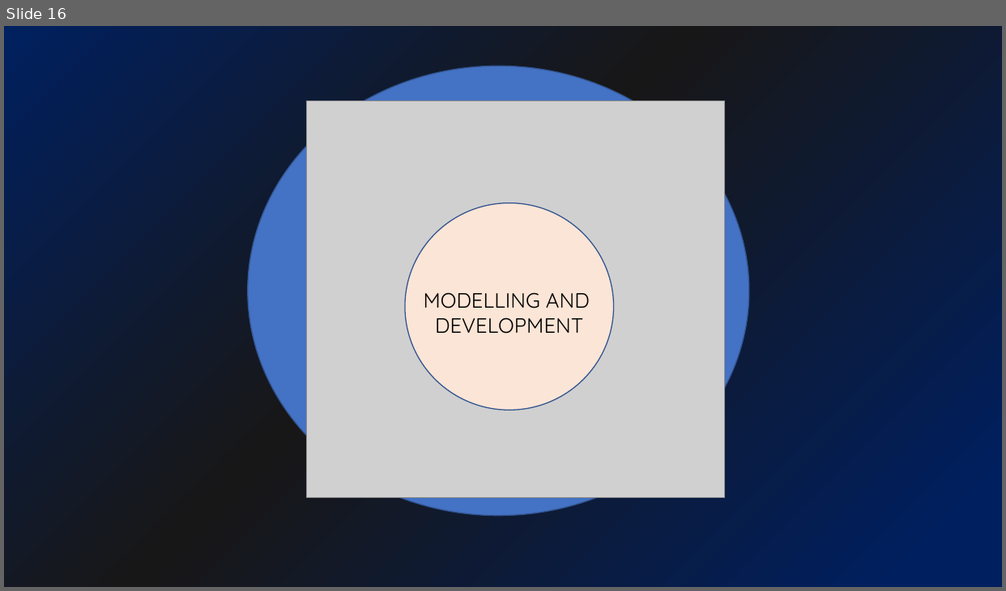
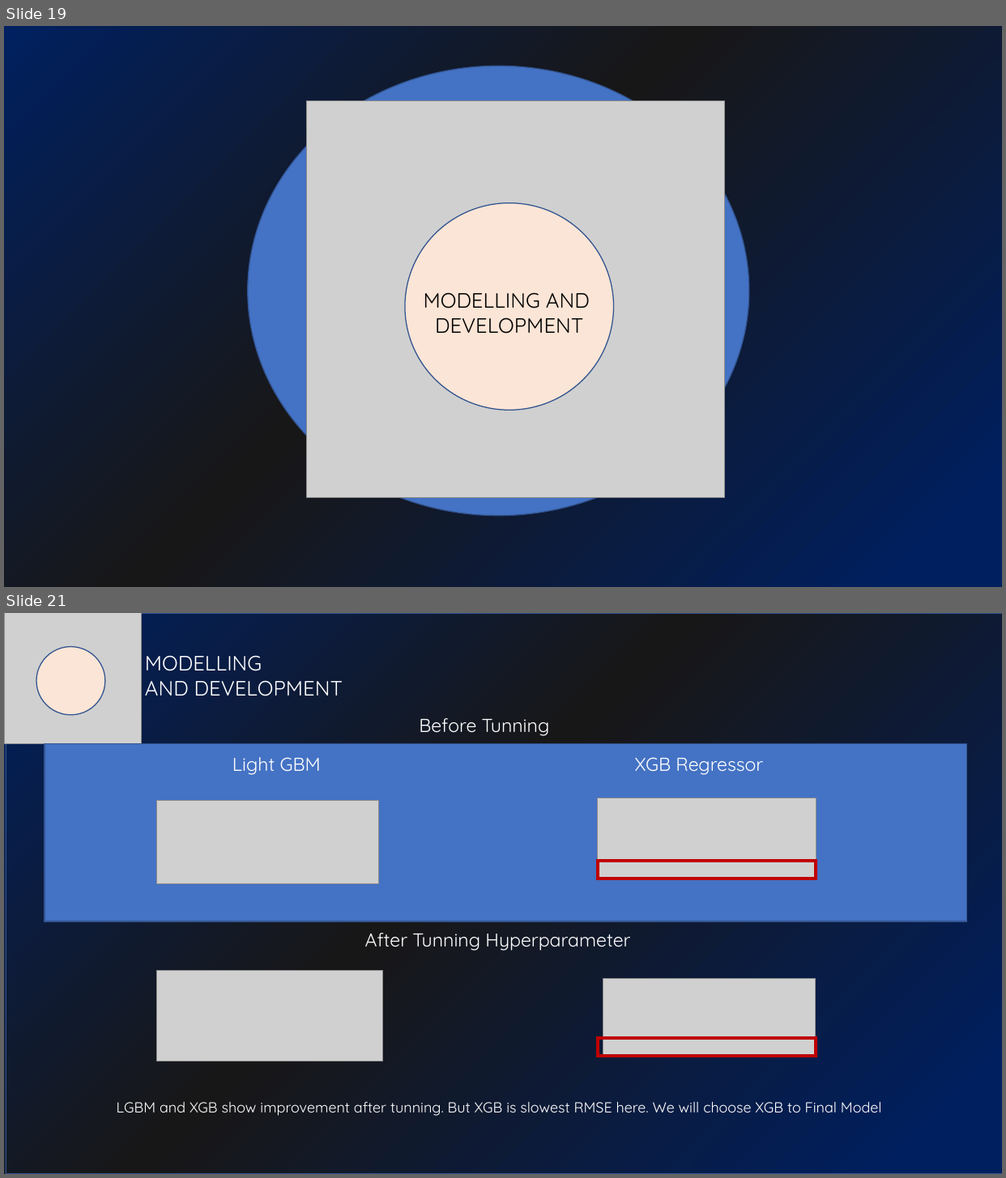
Before and after one commit to yodialfa/BPJSCostPrediction-Hackathon, a slide deck: bpjs.pptx. Shown one above the other, each under a label of ours: slide 16 before the commit, slides 19 and 21 after it; the slides between them are not shown. The pictures are 1006x591 and 1006x1178 pixels, drawn with LibreOffice and Linux fonts; fonts in the diff are those of the drawing; grey boxes stand for pictures. Boxes give left, top, right and bottom in pixels: in the first picture for what was removed or moved away, otherwise in the second. Text is boxed around its words. In the diff, an @@ line names an element or a change of style, - is before the commit and + after.

```diff
--- a/bpjs.pptx
+++ b/bpjs.pptx
@@ slide 21 added at (4,613,1002,1174), background gradient #001F5E to #181717 to #002060 @@
@@ ellipse added at (4,613,1002,1174), fill #4472C4 at 11% opacity, outline #325491 1 pt @@
@@ picture added at (4,613,142,744) @@
@@ rectangle added at (6,613,1002,1174), fill gradient #001F5E to #181717 to #002060, outline #325491 1 pt @@
@@ ellipse added at (36,647,105,715), fill #FBE5D6, outline #325491 1 pt @@
@@ text added at (145,655,343,696), 20 pt, text #FFFFFF @@
+MODELLING
+AND DEVELOPMENT
@@ text added at (419,718,550,736), 18 pt, text #FFFFFF @@
+Before Tunning
@@ rectangle added at (44,744,967,922), fill #4472C4, outline #325491 1 pt @@
@@ text added at (232,757,321,775), 18 pt, text #FFFFFF @@
+Light GBM
@@ text added at (635,757,763,775), 18 pt, text #FFFFFF @@
+XGB Regressor
@@ picture added at (157,800,378,884) @@
@@ picture added at (598,798,816,879) @@
@@ rectangle added at (598,861,816,879), outline #C00000 3.25 pt @@
@@ text added at (365,933,630,951), 18 pt, text #FFFFFF @@
+After Tunning Hyperparameter
@@ picture added at (157,971,383,1062) @@
@@ picture added at (603,978,816,1055) @@
@@ rectangle added at (598,1038,816,1056), outline #C00000 3.25 pt @@
@@ text added at (117,1101,882,1116), 14 pt, text #FFFFFF @@
+LGBM and XGB show improvement after tunning. But XGB is slowest RMSE here. We will choose XGB to Final Model
@@ what was slide 16 is now slide 19 @@
```
Also in this commit, not shown: 3 slides changed, 6 other slides added, 2 other files.
